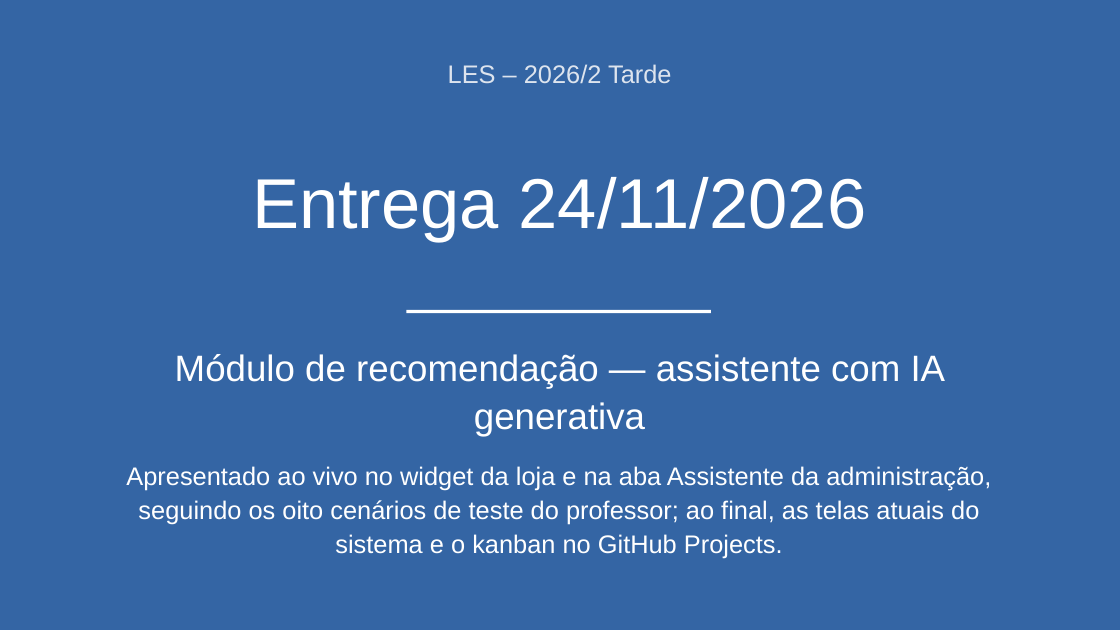
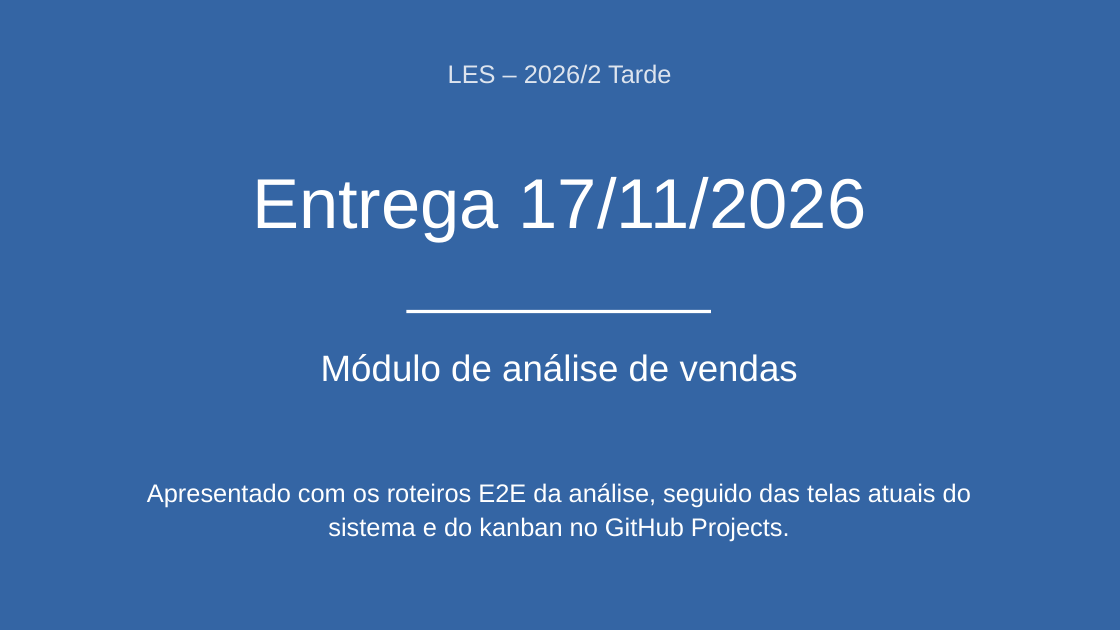
Before and after one commit to matheuskkg/les, a slide deck: slide 43 of docs/entregas/pptxs/24-11/24-11.pptx. Drawn at 1120x630 pixels with LibreOffice and Linux fonts; fonts in the diff are those of the drawing. Boxes give left, top, right and bottom in pixels: in the first picture for what was removed or moved away, otherwise in the second. Text is boxed around its words. In the diff, an @@ line names an element or a change of style, - is before the commit and + after.

Commit message:
Corrige a apresentação de 24/11: preserva o 17/11 inteiro e acrescenta só o kanban atualizado e os prints do módulo de recomendação

```diff
--- a/docs/entregas/pptxs/24-11/24-11.pptx
+++ b/docs/entregas/pptxs/24-11/24-11.pptx
@@ text at [252,177,867,241]: text changed @@
-Entrega 24/11/2026
+Entrega 17/11/2026
@@ text at [321,354,798,382]: text changed @@
-Módulo de recomendação — assistente com IA generativa
+Módulo de análise de vendas
@@ text at [147,483,971,541]: text changed @@
-Apresentado ao vivo no widget da loja e na aba Assistente da administração, seguindo os oito cenários de teste do professor; ao final, as telas atuais do sistema e o kanban no GitHub Projects.
+Apresentado com os roteiros E2E da análise, seguido das telas atuais do sistema e do kanban no GitHub Projects.
```
Also in this commit, not shown: 11 other slides changed, 12 slides added, 4 slides removed.
